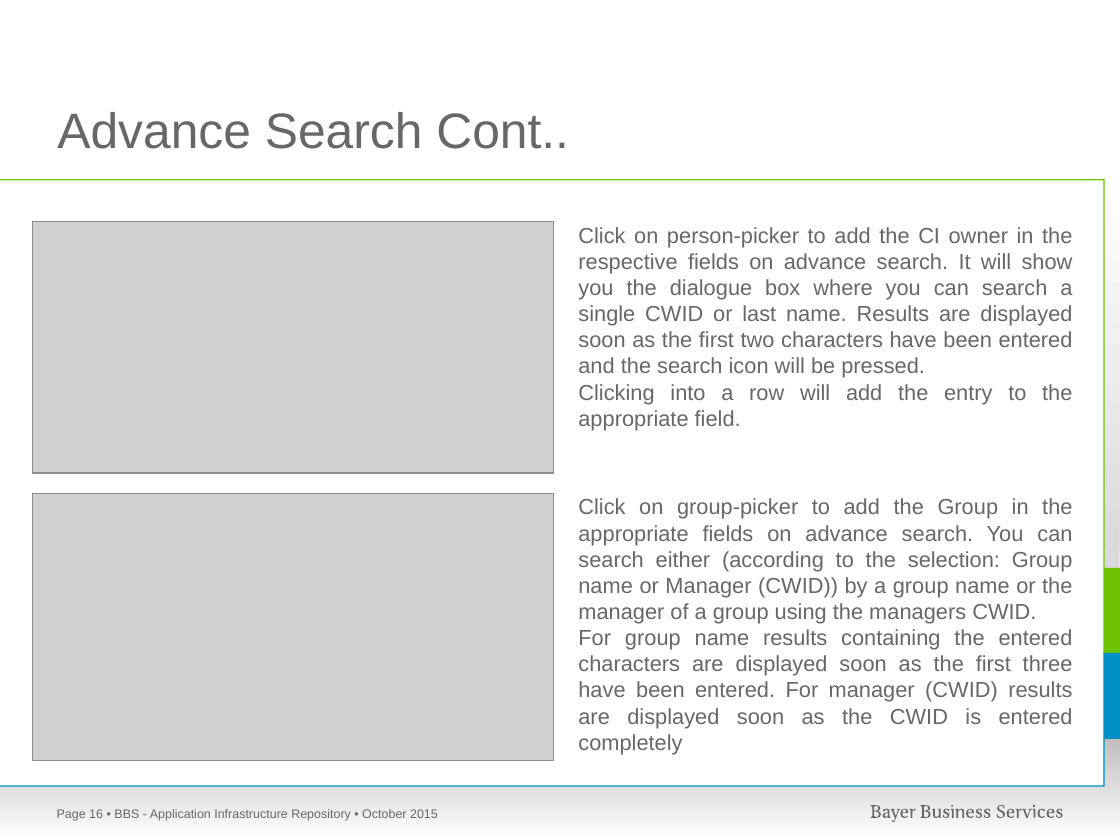
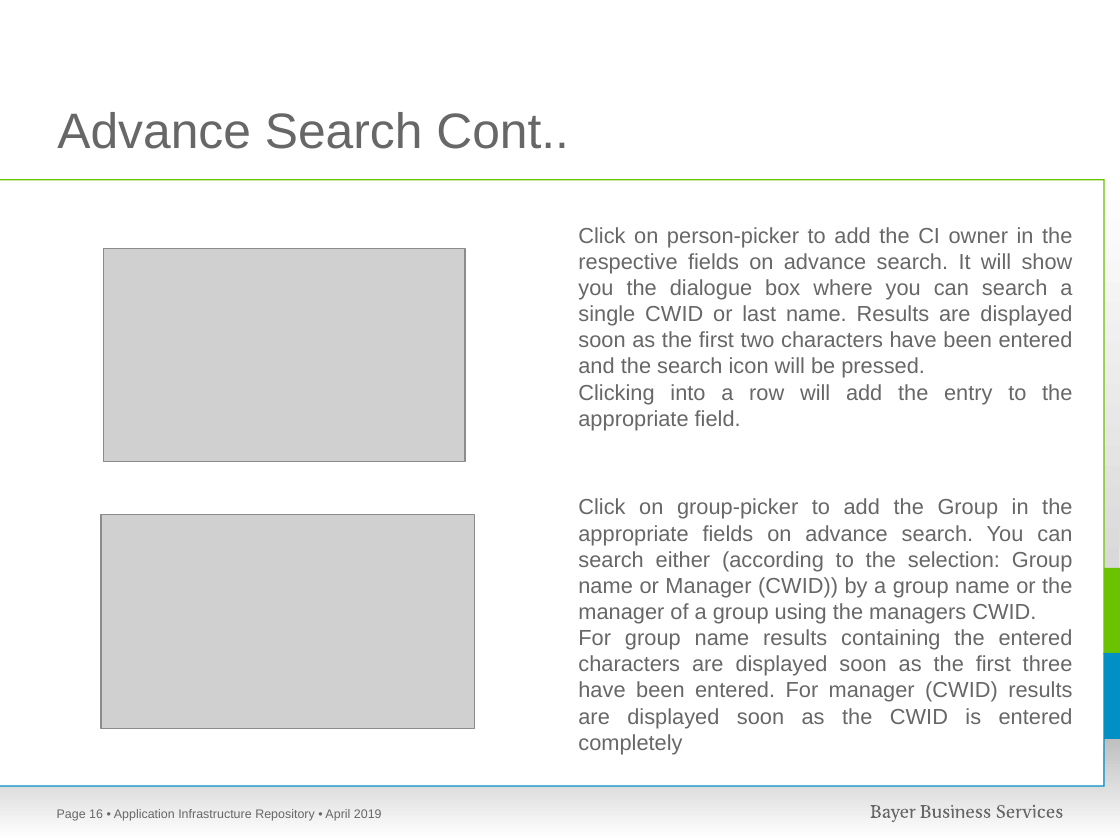
Before and after one commit to kavitamohite/AIR, a slide deck: slide 16 of AIR_2.00/WebRoot/doc/TrainingManual.pptx. Drawn at 1120x840 pixels with LibreOffice and Linux fonts; fonts in the diff are those of the drawing; grey boxes stand for pictures; background and template pictures are left out. Boxes give left, top, right and bottom in pixels: in the first picture for what was removed or moved away, otherwise in the second. Text is boxed around its words. In the diff, an @@ line names an element or a change of style, - is before the commit and + after.

```diff
--- a/AIR_2.00/WebRoot/doc/TrainingManual.pptx
+++ b/AIR_2.00/WebRoot/doc/TrainingManual.pptx
@@ picture: place and size @@
-picture at bbox=[32, 222, 553, 474]
+picture at bbox=[103, 249, 465, 461]
@@ picture: place and size @@
-picture at bbox=[32, 493, 553, 760]
+picture at bbox=[101, 514, 474, 728]
@@ text at bbox=[114, 809, 382, 821]: text changed @@
-• BBS - Application Infrastructure Repository • October 2015
+• Application Infrastructure Repository • April 2019
```
Also in this commit, not shown: 29 other slides changed, 9 slides added, 6 other files.
